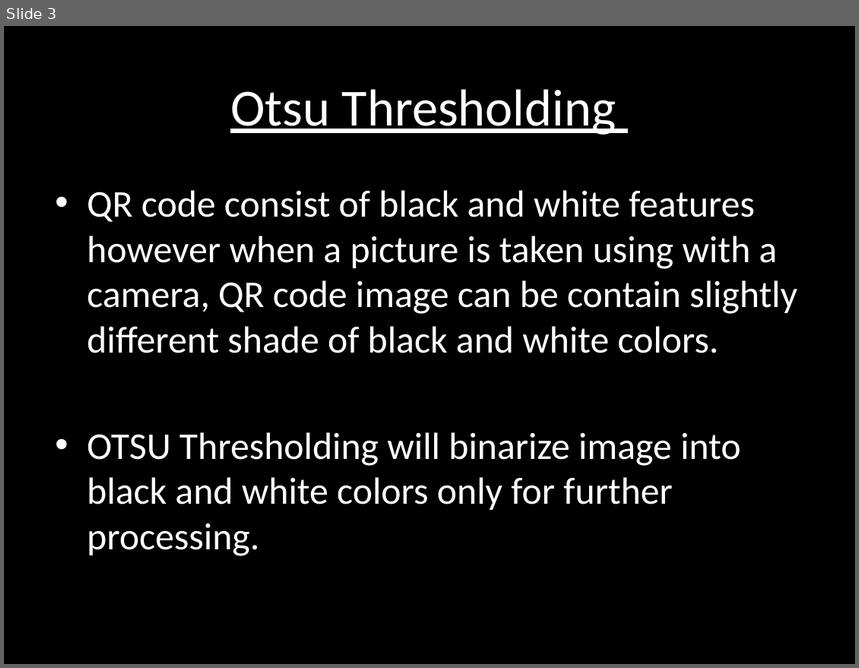
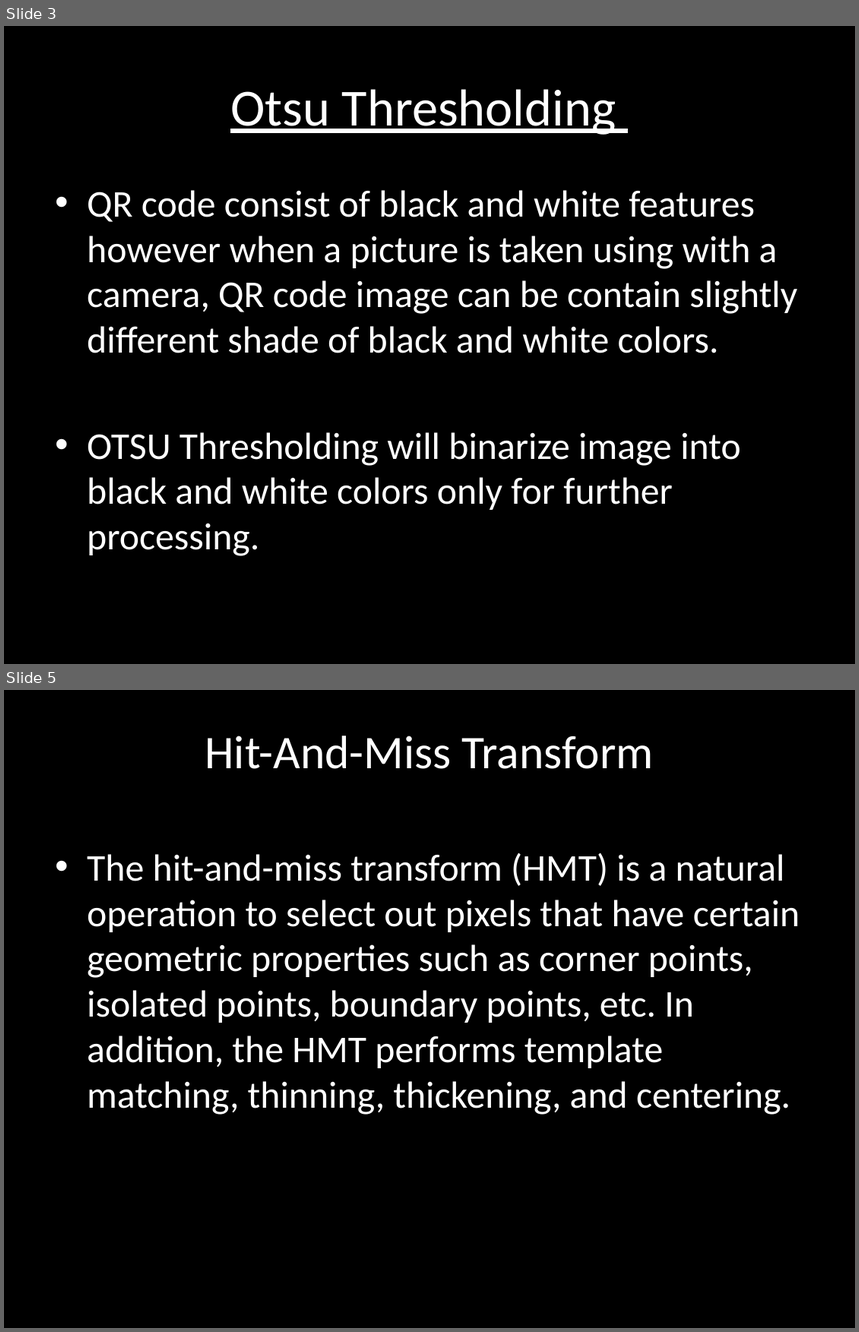
Before and after one commit to kevinduraj/Detect-QR-Code, a slide deck: ComputerVision-KevinDuraj.pptx. Shown one above the other, each under a label of ours: slide 3 before the commit, slides 3 and 5 after it; the slides between them are not shown. The pictures are 859x668 and 859x1332 pixels, drawn with LibreOffice and Linux fonts; fonts in the diff are those of the drawing. Boxes give left, top, right and bottom in pixels: in the first picture for what was removed or moved away, otherwise in the second. Text is boxed around its words. In the diff, an @@ line names an element or a change of style, - is before the commit and + after.

```diff
--- a/ComputerVision-KevinDuraj.pptx
+++ b/ComputerVision-KevinDuraj.pptx
@@ slide 5 added at (x1=4, y1=690, x2=855, y2=1328), background #000000 @@
@@ title added at (x1=205, y1=736, x2=654, y2=769), 39.6 pt, text #FFFFFF @@
+Hit-And-Miss Transform
@@ text added at (x1=87, y1=853, x2=800, y2=1115), 32 pt, text #FFFFFF @@
+• The hit-and-miss transform (HMT) is a natural operation to select out pixels that have certain geometric properties such as corner points, isolated points, boundary points, etc. In addition, the HMT performs template matching, thinning, thickening, and centering.
```
Also in this commit, not shown: 1 slide changed, 5 other slides added, 3 other files.
